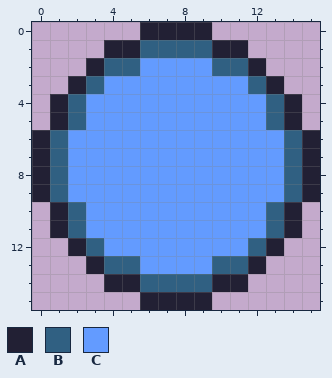
File history of a pixel-art file, sprites/blue_chip.aseprite. Above is the file before it was changed.
16x16 pixels, 1 frame.
Palette (. is transparent): A #222034  B #306082  C #639bff
Pixels before, first column x 0:
 0 ......AAAA......
 1 ....AABBBBAA....
 2 ...ABBCCCCBBA...
 3 ..ABCCCCCCCCBA..
 4 .ABCCCCCCCCCCBA.
 5 .ABCCCCCCCCCCBA.
 6 ABCCCCCCCCCCCCBA
 7 ABCCCCCCCCCCCCBA
 8 ABCCCCCCCCCCCCBA
 9 ABCCCCCCCCCCCCBA
10 .ABCCCCCCCCCCBA.
11 .ABCCCCCCCCCCBA.
12 ..ABCCCCCCCCBA..
13 ...ABBCCCCBBA...
14 ....AABBBBAA....
15 ......AAAA......
The result:
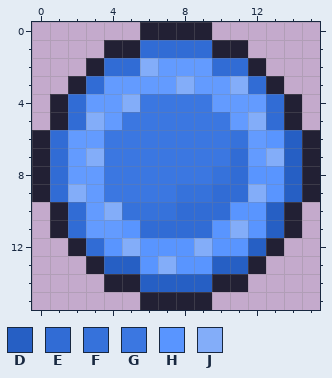
Colours new in this view: D #265fc4  E #316cd5  F #3672db  G #3b77e1  H #5995ff  J #83adf9
Edits made:
layer "Layer 2" added
Changed rows in their new state; - is an unchanged pixel.
Layer "Layer 2":
first column x 1:
 1 -----EEEE-----
 2 ---EEJ---EE---
 3 --E----J--JE--
 4 -E--JGGGG---E-
 5 -EJ-GGGGGG-JE-
 6 E--GGGGGGGF-HD
 7 E-JGGGGGGGE-JD
 8 E--GGGGGGFEHHD
 9 EJ-GGGGFFEEJHD
10 -E-JFFFEEEHHD-
11 -E--HEEEEHJHD-
12 --EHJHHHJHHD--
13 ---DDHJHHDD---
14 -----DDDD-----
Boxes around the changes in both pictures, in picture pixels (x1, y1, x2, y2):
changed: (50, 40, 302, 292)
